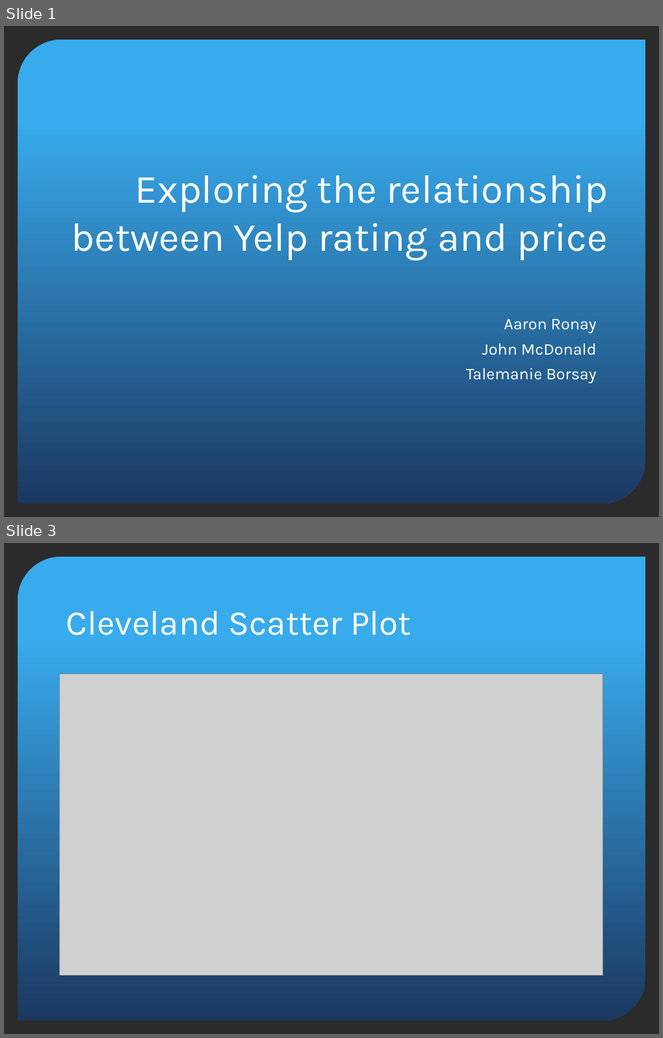
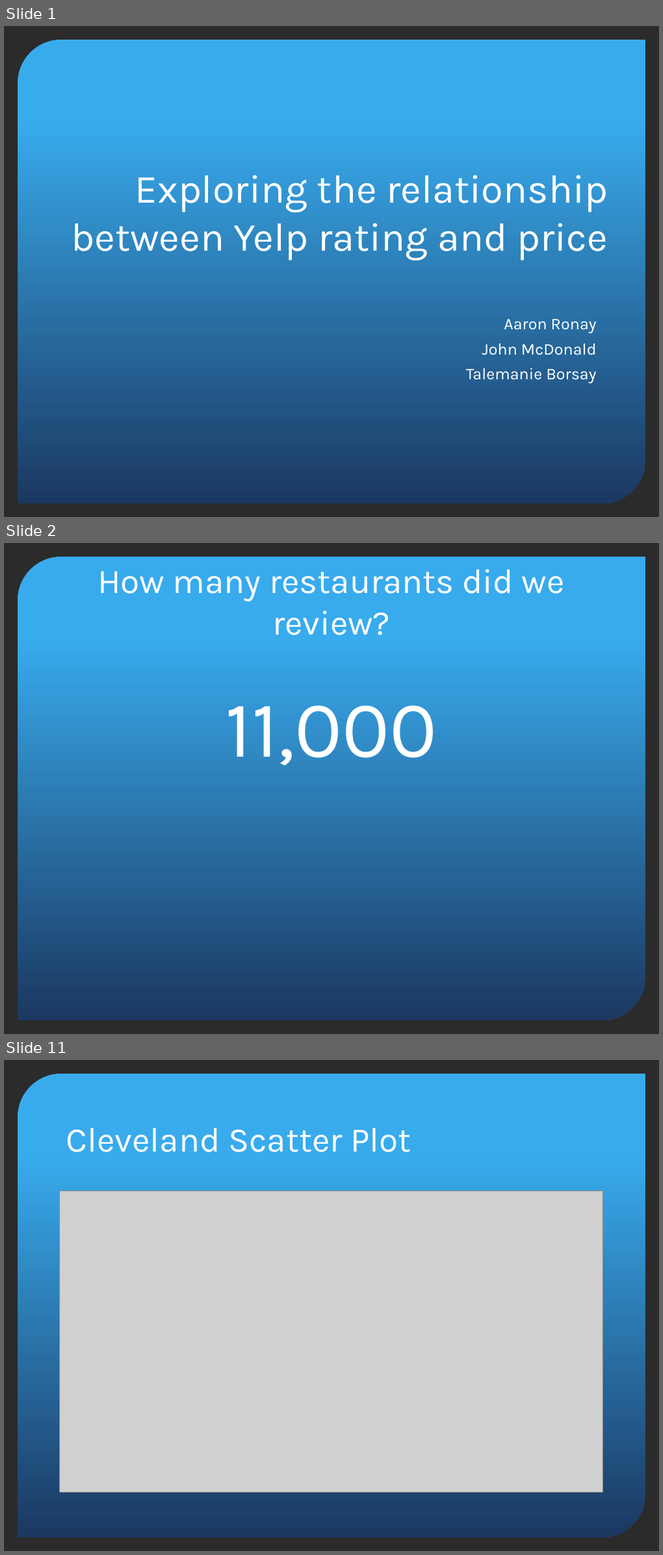
Before and after one commit to korto27/group_project_yelp, a slide deck: YelpProject.pptx. Shown one above the other, each under a label of ours: slides 1 and 3 before the commit, slides 1, 2 and 11 after it; the slides between them are not shown. The pictures are 663x1038 and 663x1555 pixels, drawn with LibreOffice and Linux fonts; fonts in the diff are those of the drawing; grey boxes stand for pictures; background and template pictures are left out; a plain dark background stands for a picture behind light text. Boxes give left, top, right and bottom in pixels: in the first picture for what was removed or moved away, otherwise in the second. Text is boxed around its words. In the diff, an @@ line names an element or a change of style, - is before the commit and + after.

```diff
--- a/YelpProject.pptx
+++ b/YelpProject.pptx
@@ slide 2 added at [4, 543, 659, 1034], background picture (left out); not listed: 1 template element that a slide beside it also shows @@
@@ title added at [98, 569, 565, 635], 38 pt, text #FFFFFF @@
+How many restaurants did we review?
@@ text added at [226, 705, 438, 765], 88 pt, text #FFFFFF @@
+11,000
@@ what was slide 3 is now slide 11 @@
```
Also in this commit, not shown: 8 slides changed, 1 other slide added.
